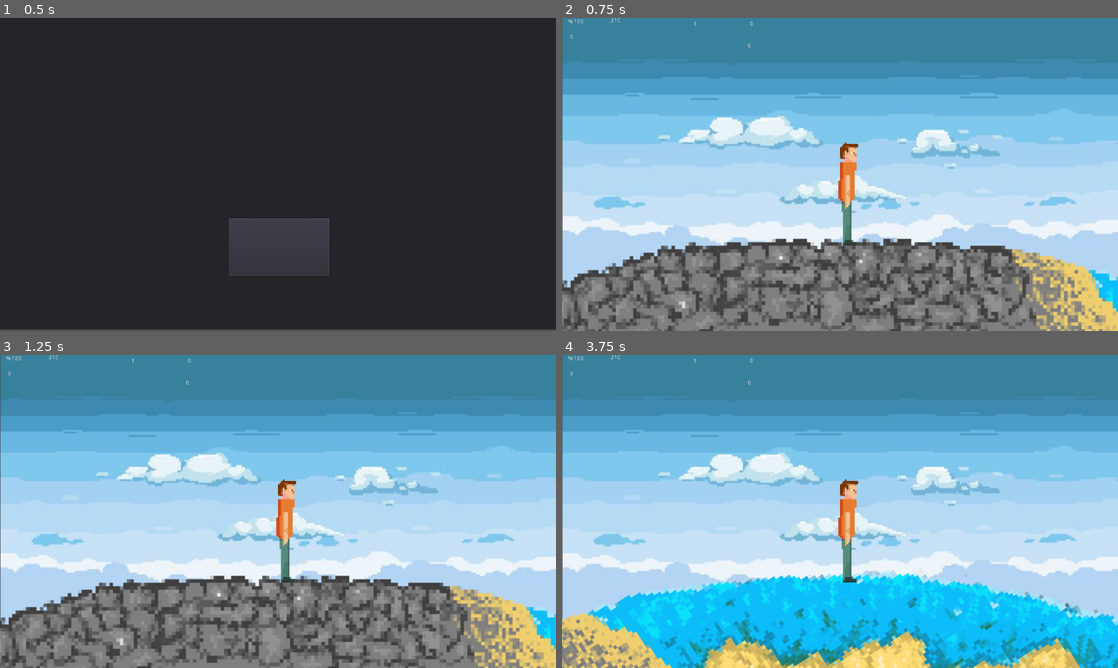
Above: before the commit, frames 1-4 (two rows, left to right).
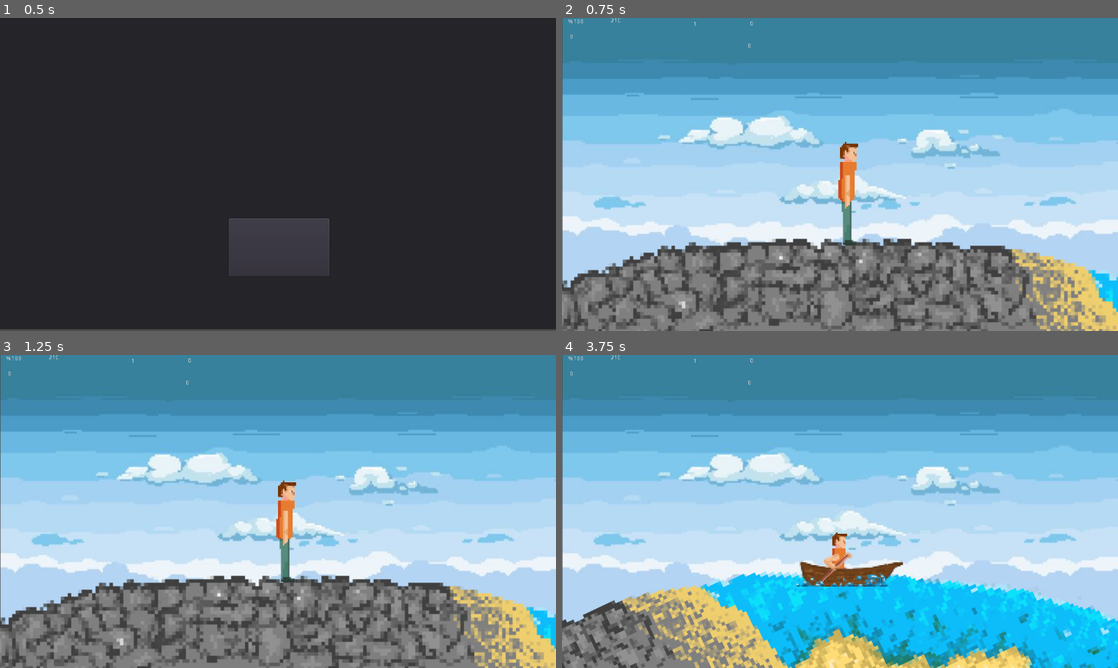
Above: after the commit, the same moments.

Repository: GoksuBay/GGJ
Game: Godot game, scene res://Main menu.tscn
The game is run twice, just before and just after one commit, with the same random seed, the same clock (stepped at 60 frames per second) and the same inputs.
Inputs (mouse positions are in pixels of both pictures, inside the frame that each line leads up to):
- Up to frame 1 (0.5 s): no input
- Up to frame 2 (0.75 s): click (840, 246) at 0.5 s
- Up to frame 3 (1.25 s): no input
- Up to frame 4 (3.75 s): hold Right (ui_right) 1.28-2.03 s; tap Space (ui_select) at 1.52, 2.27 s; hold Left (ui_left) 2.03-2.78 s; hold Right (ui_right) from 2.78 s (still down)

Frame 1 is identical in both runs. In frame 2, less than 0.1% of the frame differs, in the area x 49-54%, y 39-73%; in frame 3, 0.1%; in frame 4, 18%, in the area x 0-100%, y 39-100%.

Commit message:
16.50

Diff:
--- a/TestGGJ/Earth.gd
+++ b/TestGGJ/Earth.gd
@@ -10,6 +10,12 @@
 
 func get_input():
 	if get_parent().game_ending() != true:
+		if rotation < 0.76 && rotation > -0.18:
+			rotation_speed = 0.4
+		elif rotation < -0.26 && rotation > -2.78:
+			rotation_speed = 0.5
+		else:
+			rotation_speed = 0.6
 		rotation_dir = 0
 		velocity = Vector2()
 		if Input.is_action_pressed('ui_right'):
--- a/TestGGJ/KinematicBody2D.gd
+++ b/TestGGJ/KinematicBody2D.gd
@@ -15,9 +15,37 @@
 		earthrot = get_parent().get_node("Earth").rotation
 		print("earth:" , earthrot)
 		if earthrot < -0.26 && earthrot > -2.78:
-			$AnimatedSprite.play("default")
+			$AnimatedSprite.speed_scale = 1.0
+			$AnimatedSprite.position = Vector2(551.772 , 250)
+			if Input.is_action_pressed("ui_left") && Input.is_action_pressed("ui_right"):
+				$AnimatedSprite.play("deftekne")
+			elif Input.is_action_pressed("ui_left"):
+				$AnimatedSprite.flip_h = true
+				$AnimatedSprite.play("tekne")
+			elif Input.is_action_pressed("ui_right"):
+				$AnimatedSprite.flip_h = false
+				$AnimatedSprite.play("tekne")
+			else:
+				$AnimatedSprite.play("deftekne")
 			pass
+		elif earthrot < 0.76 && earthrot > -0.18:
+			$AnimatedSprite.speed_scale = 0.7
+			$AnimatedSprite.position = Vector2(551.772 , 187)
+			if Input.is_action_pressed("ui_left") && Input.is_action_pressed("ui_right"):
+				$AnimatedSprite.play("default")
+			elif Input.is_action_pressed("ui_left"):
+				$AnimatedSprite.flip_h = true
+				$AnimatedSprite.play("kosma")
+			elif Input.is_action_pressed("ui_right"):
+				$AnimatedSprite.flip_h = false
+				$AnimatedSprite.play("kosma")
+
+			else:
+				$AnimatedSprite.play("default")
+
 		else:
+			$AnimatedSprite.speed_scale = 1.0
+			$AnimatedSprite.position = Vector2(551.772 , 187)
 			if Input.is_action_pressed("ui_left") && Input.is_action_pressed("ui_right"):
 				$AnimatedSprite.play("default")
 			elif Input.is_action_pressed("ui_left"):
--- a/TestGGJ/Node2D.gd
+++ b/TestGGJ/Node2D.gd
@@ -21,6 +21,7 @@
 var G = 255
 var B = 255
 var yuzde
+var i = 0
 
 
 # Called when the node enters the scene tree for the first time.
@@ -36,34 +37,36 @@
 
 
 func temp_event(numofPeople):
-	if numofTrees < 5000:
-		temperature = 26-(plantedSeeds/10)
-		if temperature < 22:
-			temperature = 21
-	if numofTrees < 1000:
-		temperature = 33-(plantedSeeds/10)
-		if temperature < 22:
-			temperature = 21
-	if numofTrees < 500:
-		temperature = 40-(plantedSeeds/10)
-		if temperature < 22:
-			temperature = 21
-	if numofTrees < 250:
-		temperature = 46-(plantedSeeds/10)
-		if temperature < 22:
-			temperature = 21
-	if numofTrees < 150:
-		temperature = 52-(plantedSeeds/10)
-		if temperature < 22:
-			temperature = 21
-	if numofTrees < 50:
+	if yuzde < 90:
+		temperature = 32-(plantedSeeds/30)
+		if temperature < 22:
+			temperature = 21
+	if yuzde < 80:
+		temperature = 43-(plantedSeeds/30)
+		if temperature < 22:
+			temperature = 21
+	if yuzde < 50:
+		temperature = 52-(plantedSeeds/30)
+		if temperature < 22:
+			temperature = 21
+	if yuzde < 30:
+		temperature = 63-(plantedSeeds/30)
+		if temperature < 22:
+			temperature = 21
+	if yuzde < 20:
+		temperature = 68-(plantedSeeds/30)
+		if temperature < 22:
+			temperature = 21
+	if yuzde < 10:
+		temperature = 80-(plantedSeeds/30)
+		if temperature < 22:
+			temperature = 21
+		pass
+	if yuzde == 0:
 		temperature = 63
-		if temperature < 22:
-			temperature = 21
-		pass
 
 func _physics_process(delta):
-	print(temp_m , " : " , temp_s)
+	print(get_node("Earth").rotation)
 	time = s
 	if game_ending() != true:
 		timer()
@@ -77,6 +80,8 @@
 		warm()
 		temp_ss = 0
 
+	yuzde = float(100*numofTrees/10000)
+
 	var TreeLabel = get_node("Trees")
 	TreeLabel.text = str("%" , float(100*numofTrees/10000))
 
@@ -101,14 +106,14 @@
 	if game_ending():
 		get_node("Game Over").visible = true
 		var DamageLabel = get_node("Game Over").get_node("Panel/num")
-		DamageLabel.text = str(100*(plantedSeeds-rubbish)/numofPeople )
+		DamageLabel.text = str(plantedSeeds - (rubbish/100) )
 		get_node("Earth").rotation_speed = 0
 		var SureLabel = get_node("Game Over").get_node("Panel/sure")
 		SureLabel.text = str("Süre:" , temp_m , ":" , temp_s)
 		pass
 
 func game_ending():
-	if temperature == 63:
+	if temperature >= 63:
 		return true
 	return false
 	pass
@@ -159,14 +164,30 @@
 	pass
 
 func visibility():
-	if numofTrees < 9000:
+	if yuzde < 90:
 		get_node("Earth/tree2").visible = false
-	if numofTrees < 8500:
 		get_node("Earth/tree13").visible = false
-	if numofTrees < 7500:
+	if yuzde < 80:
 		get_node("Earth/tree16").visible = false
-	if numofTrees < 7000:
 		get_node("Earth/tree").visible = false
+		get_node("Earth/tree10").visible = false
+		get_node("Earth/tree17").visible = false
+	if yuzde < 50:
+		get_node("Earth/tree20").visible = false
+		get_node("Earth/tree19").visible = false
+		get_node("Earth/tree11").visible = false
+		get_node("Earth/tree3").visible = false
+	if yuzde < 30:
+		get_node("Earth/tree4").visible = false
+		get_node("Earth/tree7").visible = false
+		get_node("Earth/tree8").visible = false
+		get_node("Earth/tree15").visible = false
+	if yuzde < 20:
+		get_node("Earth/tree6").visible = false
+		get_node("Earth/tree21").visible = false
+		get_node("Earth/tree5").visible = false
+		get_node("Earth/tree14").visible = false
+		get_node("Earth/tree12").visible = false
 
 func tempTimer():
 	temp_ms += 1
--- a/TestGGJ/Node2D.tscn
+++ b/TestGGJ/Node2D.tscn
@@ -22,18 +22,42 @@
 [ext_resource path="res://agac/agac_short1.png" type="Texture" id=20]
 [ext_resource path="res://agac/agac_elma.png" type="Texture" id=21]
 [ext_resource path="res://agac/agac_mid1.png" type="Texture" id=22]
+[ext_resource path="res://tekne_anim/3.png" type="Texture" id=23]
+[ext_resource path="res://tekne_anim/5.png" type="Texture" id=24]
+[ext_resource path="res://tekne_anim/6.png" type="Texture" id=25]
+[ext_resource path="res://tekne_anim/1.png" type="Texture" id=26]
+[ext_resource path="res://tekne_anim/2.png" type="Texture" id=27]
+[ext_resource path="res://tekne_anim/4.png" type="Texture" id=28]
+[ext_resource path="res://tekne_anim/idle3.png" type="Texture" id=29]
+[ext_resource path="res://tekne_anim/idle2.png" type="Texture" id=30]
+[ext_resource path="res://tekne_anim/idle1.png" type="Texture" id=31]
+[ext_resource path="res://tekne_anim/idle4.png" type="Texture" id=32]
+[ext_resource path="res://charanim/charidle3.png" type="Texture" id=33]
+[ext_resource path="res://charanim/charidle1.png" type="Texture" id=34]
+[ext_resource path="res://charanim/charidle4.png" type="Texture" id=35]
+[ext_resource path="res://charanim/charidle2.png" type="Texture" id=36]
 
 [sub_resource type="SpriteFrames" id=1]
 animations = [ {
-"frames": [ ExtResource( 5 ) ],
+"frames": [ ExtResource( 34 ), ExtResource( 36 ), ExtResource( 33 ), ExtResource( 35 ) ],
 "loop": true,
 "name": "default",
-"speed": 30.0
+"speed": 5.0
 }, {
 "frames": [ ExtResource( 4 ), ExtResource( 9 ), ExtResource( 7 ), ExtResource( 8 ), ExtResource( 6 ), ExtResource( 5 ), ExtResource( 14 ), ExtResource( 18 ), ExtResource( 15 ), ExtResource( 17 ), ExtResource( 16 ), ExtResource( 5 ) ],
 "loop": true,
 "name": "kosma",
-"speed": 30.0
+"speed": 20.0
+}, {
+"frames": [ ExtResource( 27 ), ExtResource( 23 ), ExtResource( 28 ), ExtResource( 24 ), ExtResource( 25 ), ExtResource( 26 ) ],
+"loop": true,
+"name": "tekne",
+"speed": 20.0
+}, {
+"frames": [ ExtResource( 31 ), ExtResource( 30 ), ExtResource( 29 ), ExtResource( 32 ) ],
+"loop": true,
+"name": "deftekne",
+"speed": 5.0
 } ]
 
 [node name="Node2D" type="Node2D"]
@@ -110,8 +134,8 @@
 texture = ExtResource( 20 )
 
 [node name="tree2" type="Sprite" parent="Earth"]
-position = Vector2( -1717.69, -1393.16 )
-rotation = -0.924033
+position = Vector2( -1726.1, -1414.18 )
+rotation = -0.973596
 scale = Vector2( 0.325738, 0.325738 )
 texture = ExtResource( 20 )
 
@@ -186,8 +210,7 @@
 position = Vector2( 551.772, 187.582 )
 scale = Vector2( 0.238634, 0.238634 )
 frames = SubResource( 1 )
-animation = "kosma"
-frame = 11
+animation = "deftekne"
 
 [node name="Game Over" parent="." instance=ExtResource( 12 )]
 margin_right = 440.0
Not shown: 1 places in TestGGJ/Node2D.tscn that only renumber resources
Not shown, added: TestGGJ/charanim/charidle1.png.import
Not shown, added: TestGGJ/charanim/charidle2.png.import
Not shown, added: TestGGJ/charanim/charidle3.png.import
Not shown, added: TestGGJ/charanim/charidle4.png.import
Not shown, added: TestGGJ/tekne_anim/1.png.import
Not shown, added: TestGGJ/tekne_anim/2.png.import
Not shown, added: TestGGJ/tekne_anim/3.png.import
Not shown, added: TestGGJ/tekne_anim/4.png.import
Not shown, added: TestGGJ/tekne_anim/5.png.import
Not shown, added: TestGGJ/tekne_anim/6.png.import
Not shown, added: TestGGJ/tekne_anim/idle1.png.import
(and 3 more such lines)
